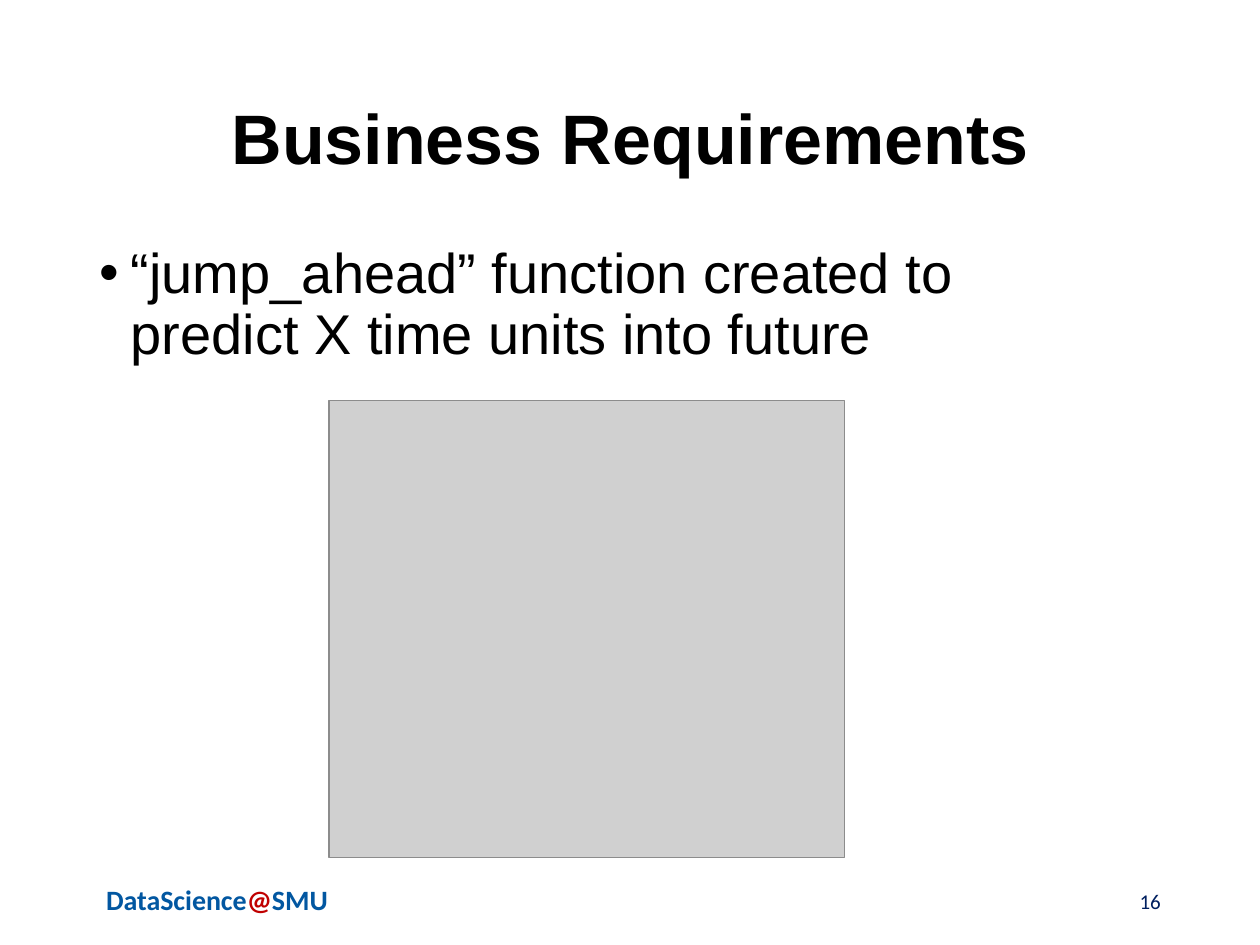
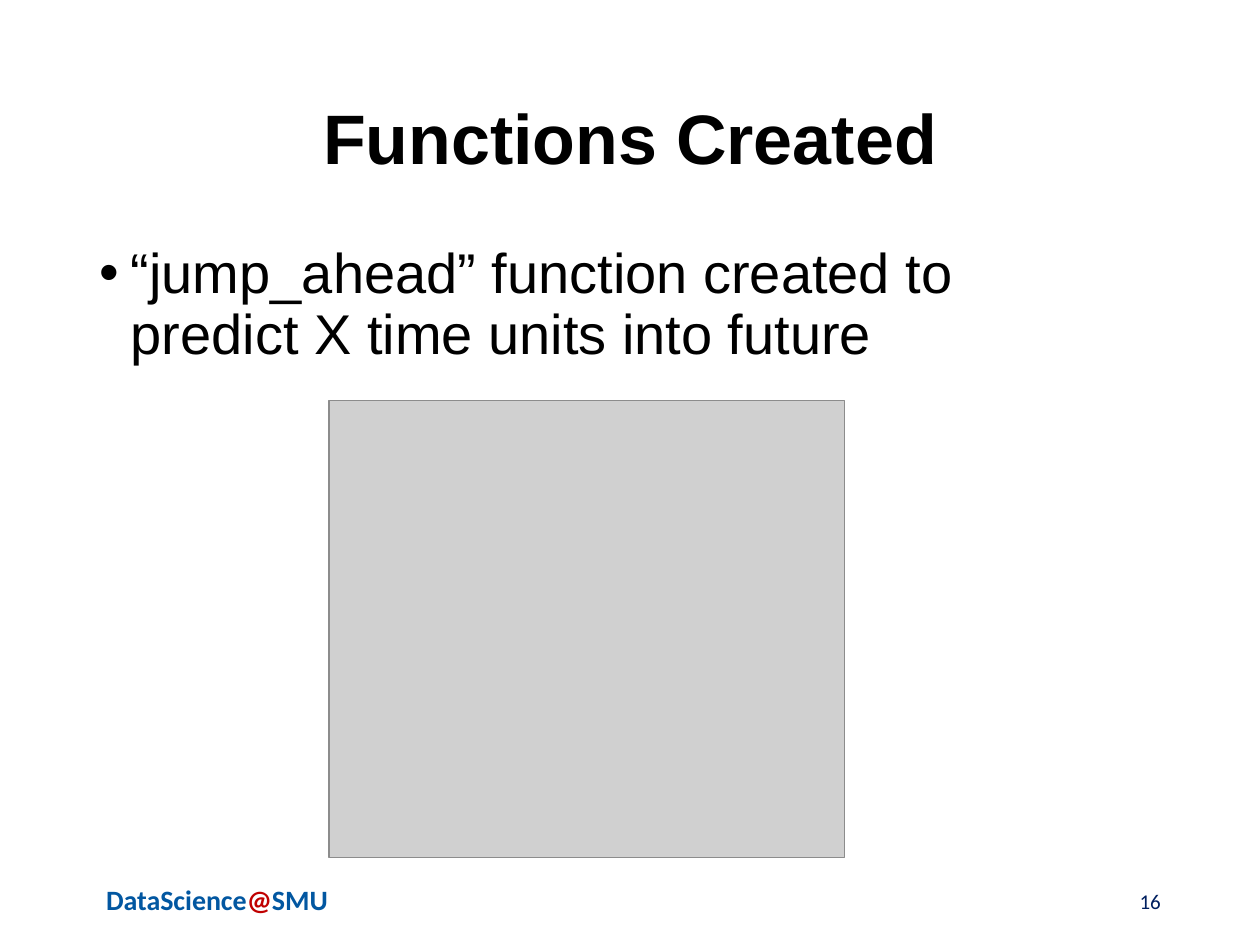
Before and after one commit to jvasquezDC/CapstoneA, a slide deck: slide 16 of LightningPresentation/Serna_Vasquez_Lightning_v1.pptx. Drawn at 1260x945 pixels with LibreOffice and Linux fonts; fonts in the diff are those of the drawing; grey boxes stand for pictures; background and template pictures are left out. Boxes give left, top, right and bottom in pixels: in the first picture for what was removed or moved away, otherwise in the second. Text is boxed around its words. In the diff, an @@ line names an element or a change of style, - is before the commit and + after.

```diff
--- a/LightningPresentation/Serna_Vasquez_Lightning_v1.pptx
+++ b/LightningPresentation/Serna_Vasquez_Lightning_v1.pptx
@@ title at bbox=[323, 113, 936, 165]: text changed @@
-Business Requirements
+Functions Created
```
Also in this commit, not shown: 2 other slides changed, 2 slides added, 1 slide removed.
